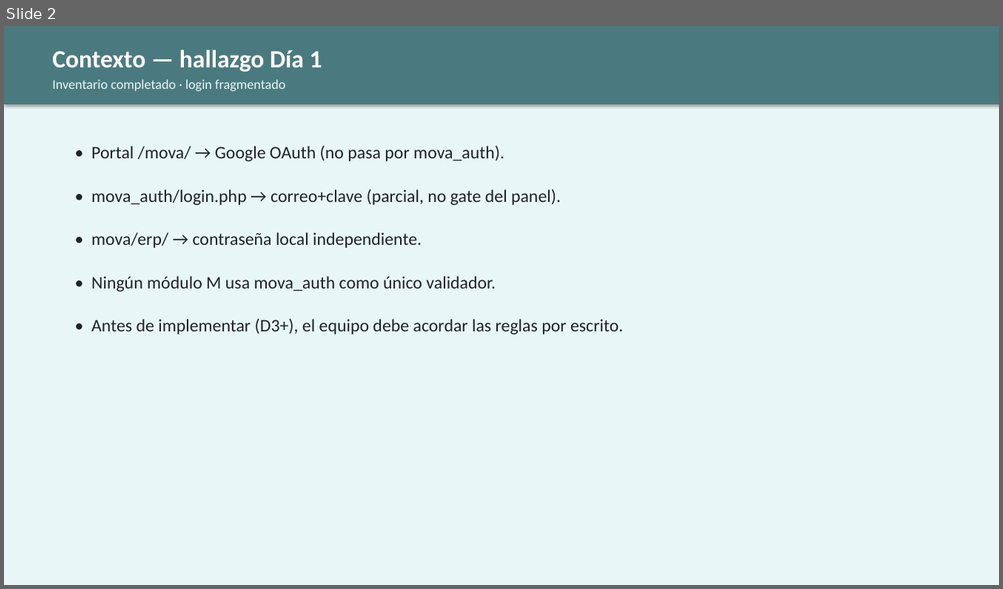
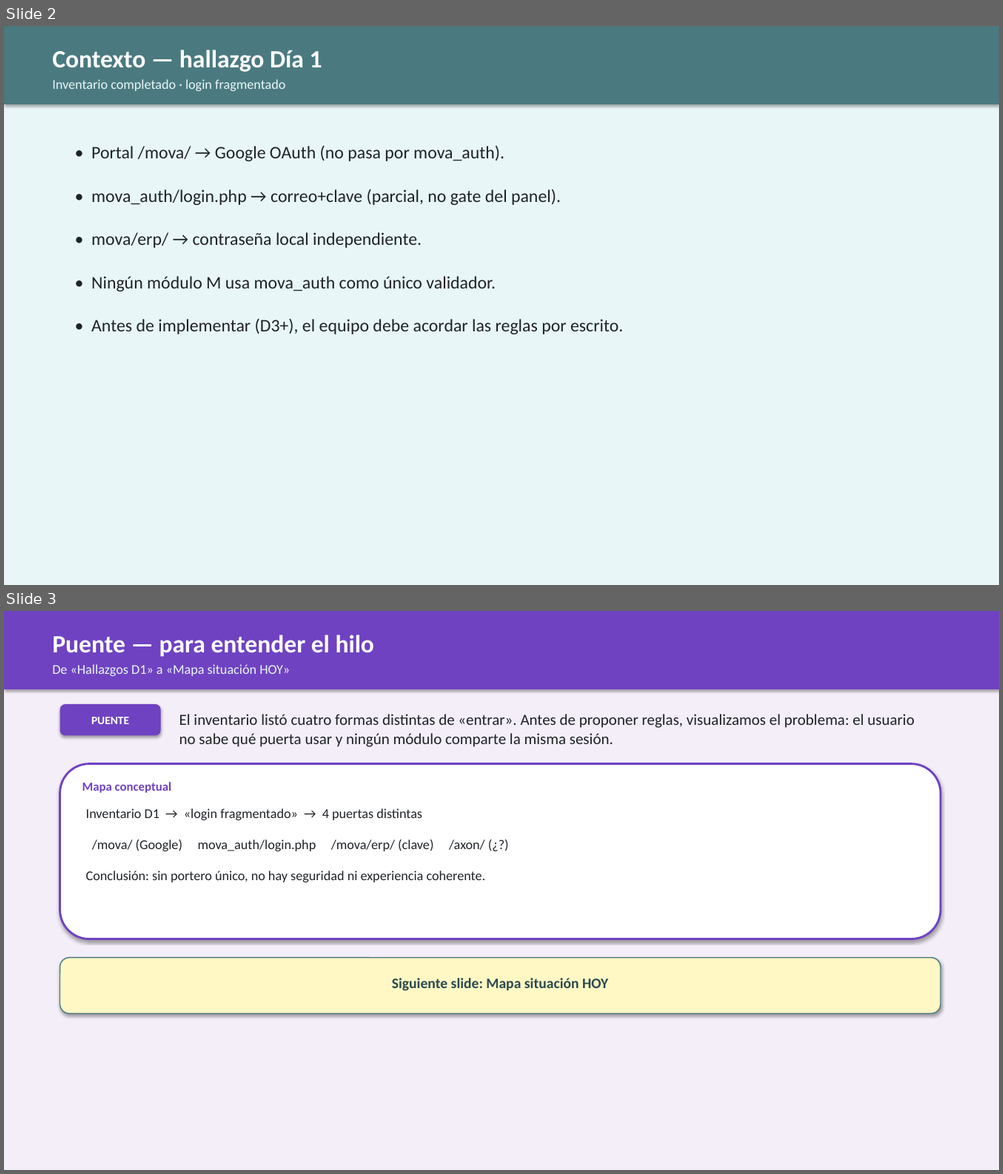
Before and after one commit to JosefaOgalde/organizacion, a slide deck: index/clientes/mkof/MOVA-D2-Reglas-mova_auth.pptx. Shown one above the other, each under a label of ours: slide 2 before the commit, slides 2 and 3 after it. The pictures are 1003x589 and 1003x1174 pixels, drawn with LibreOffice and Linux fonts; fonts in the diff are those of the drawing. Boxes give left, top, right and bottom in pixels: in the first picture for what was removed or moved away, otherwise in the second. Text is boxed around its words. In the diff, an @@ line names an element or a change of style, - is before the commit and + after.

```diff
--- a/index/clientes/mkof/MOVA-D2-Reglas-mova_auth.pptx
+++ b/index/clientes/mkof/MOVA-D2-Reglas-mova_auth.pptx
@@ slide 3 added at (x1=4, y1=611, x2=999, y2=1170), background #F3EEF8 @@
@@ rectangle added at (x1=4, y1=611, x2=999, y2=689), fill #6F42C1 @@
@@ text added at (x1=52, y1=635, x2=375, y2=657), 24 pt, text #FFFFFF, bold @@
+Puente — para entender el hilo
@@ text added at (x1=52, y1=664, x2=290, y2=676), 13 pt, text #E8F6F8 @@
+De «Hallazgos D1» a «Mapa situación HOY»
@@ rounded rectangle added at (x1=60, y1=704, x2=161, y2=735), fill #6F42C1 @@
@@ text added at (x1=91, y1=717, x2=129, y2=724), 11 pt, text #FFFFFF, bold @@
+PUENTE
@@ text added at (x1=179, y1=714, x2=913, y2=747), 15 pt, text #1F2328 @@
+El inventario listó cuatro formas distintas de «entrar». Antes de proponer reglas, visualizamos el problema: el usuario no sabe qué puerta usar y ningún módulo comparte la misma sesión.
@@ rounded rectangle added at (x1=60, y1=764, x2=940, y2=940), fill #FFFFFF, outline #6F42C1 2 pt @@
@@ text added at (x1=82, y1=782, x2=172, y2=793), 12 pt, text #6F42C1, bold @@
+Mapa conceptual
@@ text added at (x1=86, y1=809, x2=422, y2=820), 13 pt, text #1F2328 @@
+Inventario D1 → «login fragmentado» → 4 puertas distintas
@@ text added at (x1=92, y1=840, x2=485, y2=851), 13 pt, text #1F2328 @@
+/mova/ (Google) mova_auth/login.php /mova/erp/ (clave) /axon/ (¿?)
@@ text added at (x1=86, y1=871, x2=486, y2=883), 13 pt, text #1F2328 @@
+Conclusión: sin portero único, no hay seguridad ni experiencia coherente.
@@ rounded rectangle added at (x1=60, y1=958, x2=940, y2=1014), fill #FFF8C5, outline #4A7A80 1 pt @@
@@ text added at (x1=392, y1=978, x2=608, y2=991), 14 pt, text #2A4A4E, bold @@
+Siguiente slide: Mapa situación HOY
```
Also in this commit, not shown: 6 other slides added, 5 other files.
